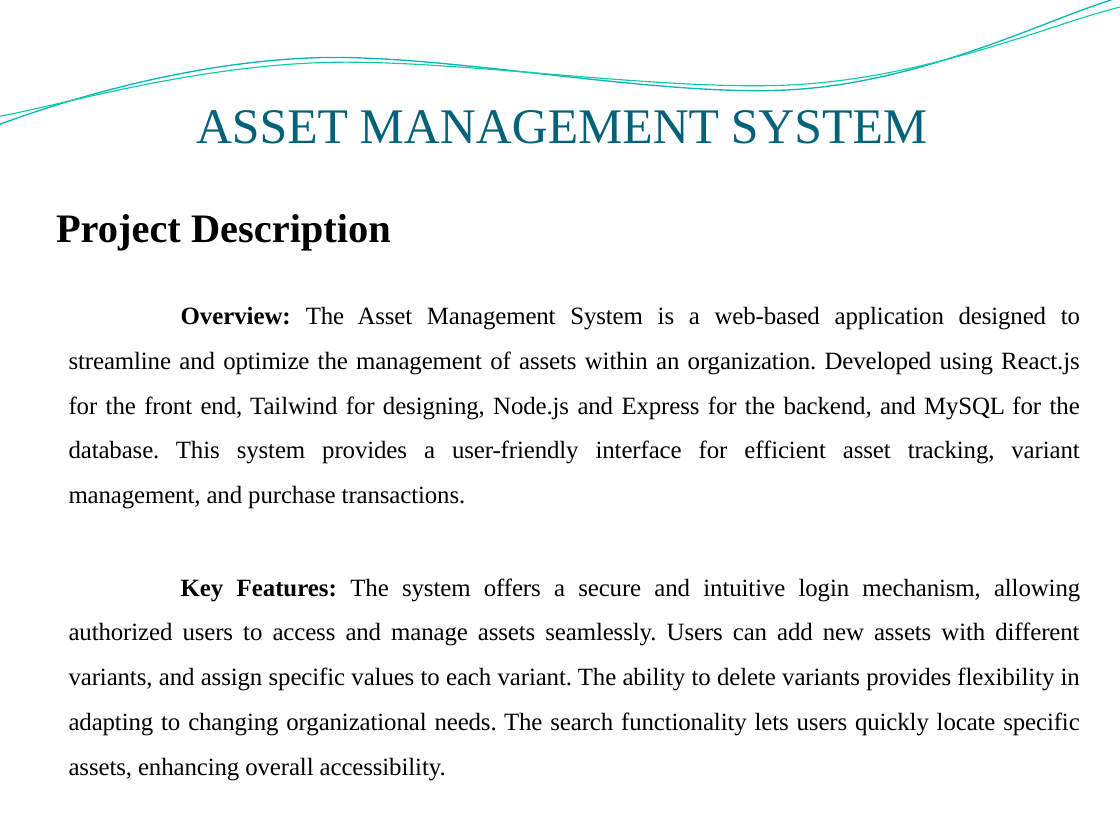
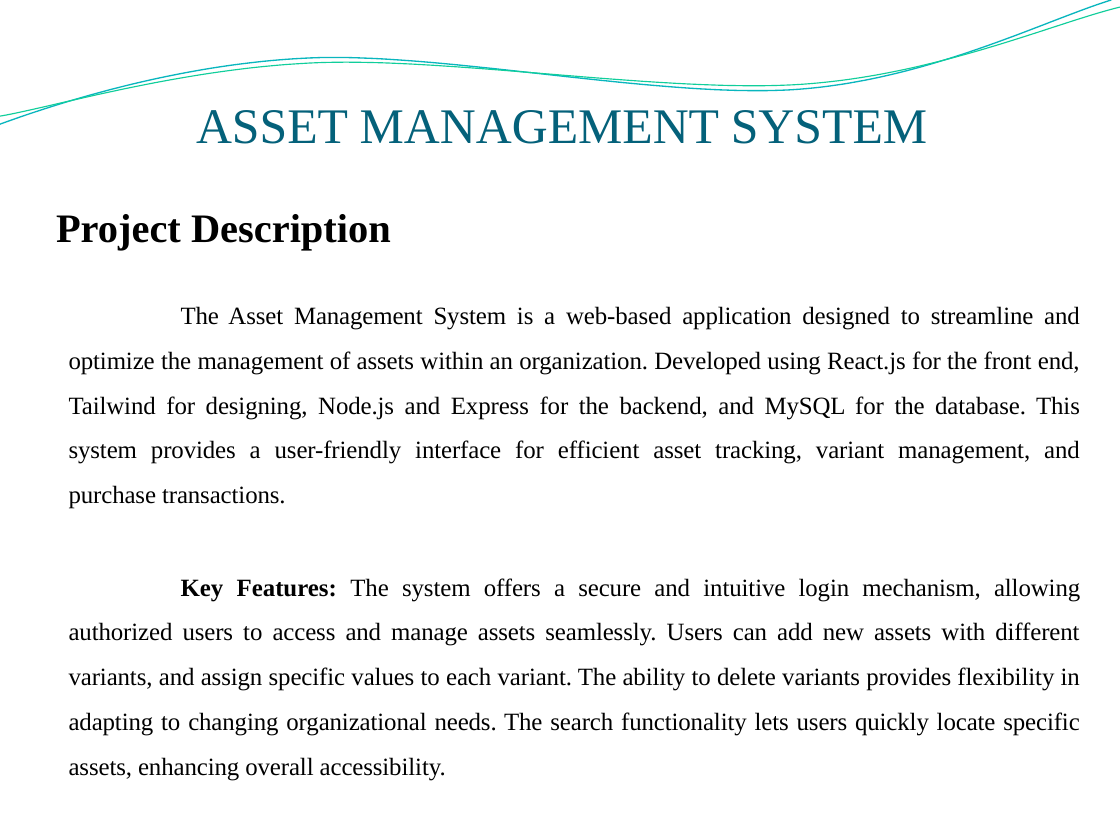
Before and after one commit to surya0811/Assetmanagement1, a slide deck: slide 11 of reports/ppt final.pptx (slide 10 before the commit). Drawn at 1120x840 pixels with LibreOffice and Linux fonts; fonts in the diff are those of the drawing; background and template pictures are left out. Boxes give left, top, right and bottom in pixels: in the first picture for what was removed or moved away, otherwise in the second. Text is boxed around its words. In the diff, an @@ line names an element or a change of style, - is before the commit and + after.

```diff
--- a/reports/ppt final.pptx
+++ b/reports/ppt final.pptx
@@ text at (69, 306, 1080, 509): text changed @@
-Overview: The Asset Management System is a web-based application designed to streamline and optimize the management of assets within an organization. Developed using React.js for the front end, Tailwind for designing, Node.js and Express for the backend, and MySQL for the database. This system provides a user-friendly interface for efficient asset tracking, variant management, and purchase transactions.
+The Asset Management System is a web-based application designed to streamline and optimize the management of assets within an organization. Developed using React.js for the front end, Tailwind for designing, Node.js and Express for the backend, and MySQL for the database. This system provides a user-friendly interface for efficient asset tracking, variant management, and purchase transactions.
```
Also in this commit, not shown: 5 other slides changed, 3 slides added, 2 slides removed, 13 other files.
